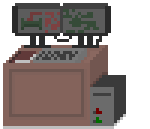
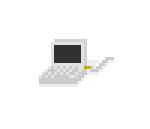
Comparing the layer stacks of the two 150 × 129 images. Changes:
added layer "computer_still_D" above "computer_warning_B_frame0" over left=39, top=39, right=114, bottom=87
hid "computer_error_coding_B_frame7" over left=3, top=3, right=126, bottom=129
